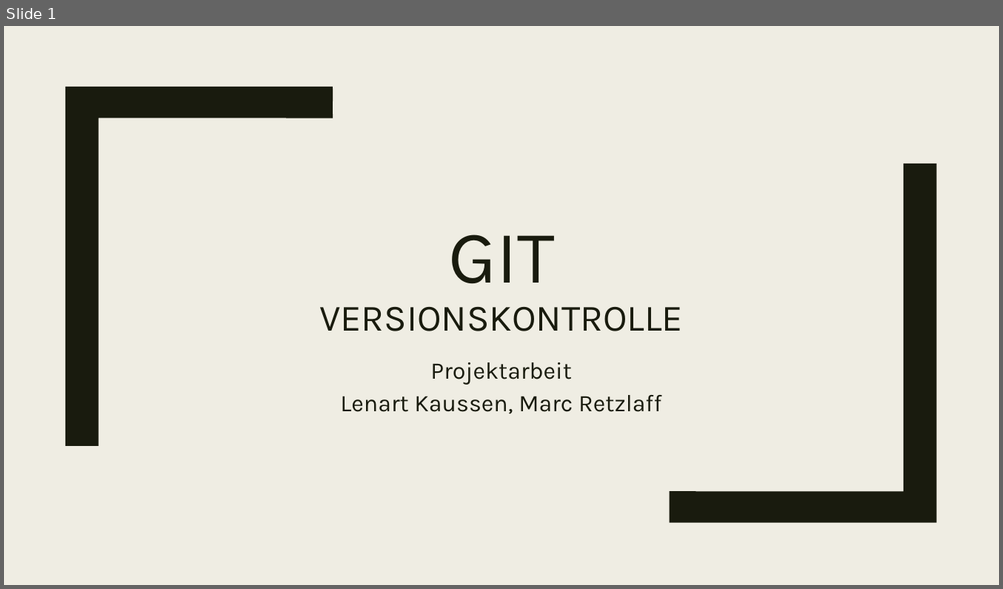
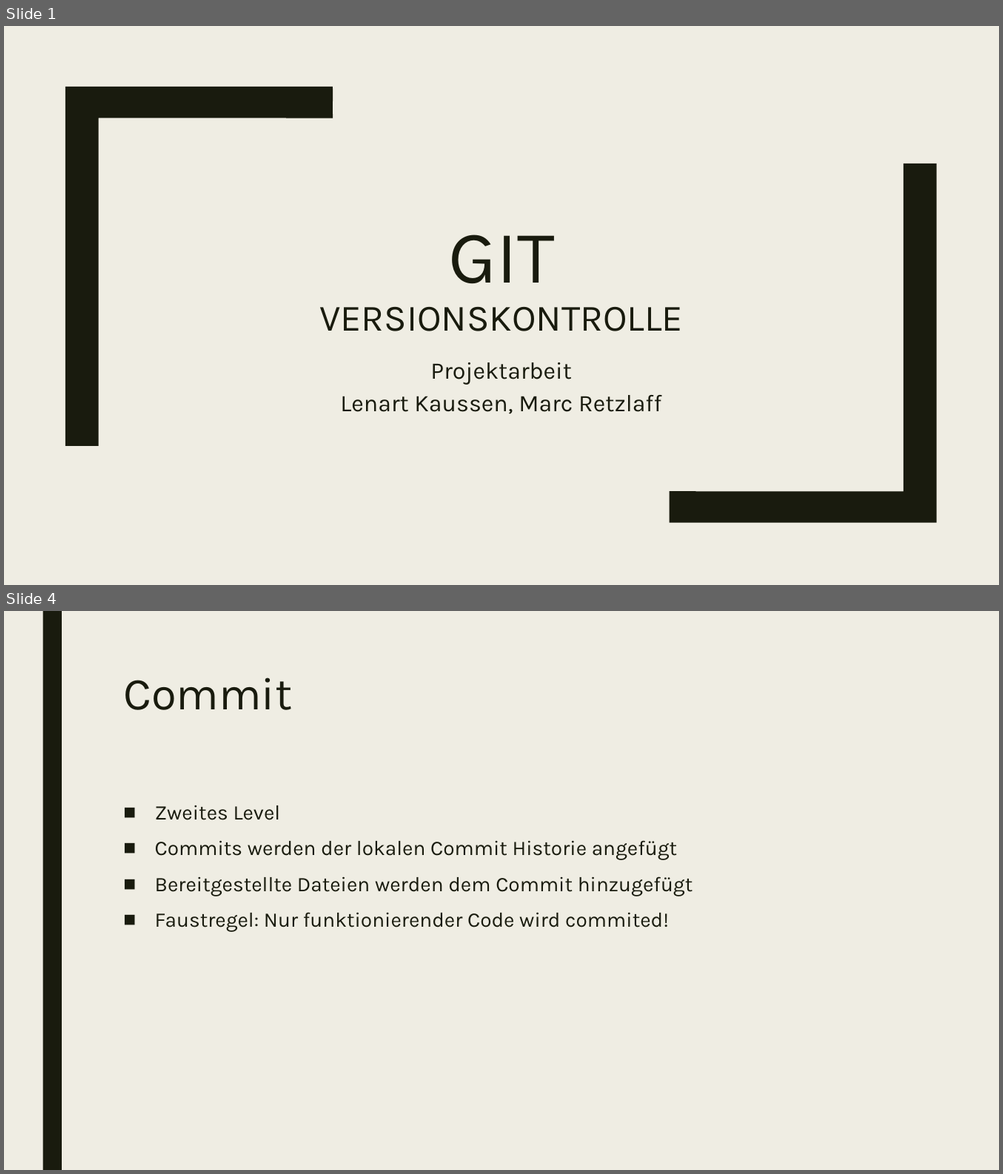
Before and after one commit to marcretzlaff/projektarbeit, a slide deck: GIT.pptx. Shown one above the other, each under a label of ours: slide 1 before the commit, slides 1 and 4 after it; the slides between them are not shown. The pictures are 1003x589 and 1003x1174 pixels, drawn with LibreOffice and Linux fonts; fonts in the diff are those of the drawing. Boxes give left, top, right and bottom in pixels: in the first picture for what was removed or moved away, otherwise in the second. Text is boxed around its words. In the diff, an @@ line names an element or a change of style, - is before the commit and + after.

```diff
--- a/GIT.pptx
+++ b/GIT.pptx
@@ slide 4 added at (4,611,999,1170), background #EFEDE3 @@
@@ rectangle added at (42,611,62,1170), fill #191B0E @@
@@ title added at (123,678,292,710), 44 pt, text #191B0E @@
+Commit
@@ text added at (155,805,693,932), 20 pt, text #191B0E @@
+■ Zweites Level
+■ Commits werden der lokalen Commit Historie angefügt
+■ Bereitgestellte Dateien werden dem Commit hinzugefügt
+■ Faustregel: Nur funktionierender Code wird commited!
```
Also in this commit, not shown: 6 slides changed, 8 other slides added, 8 slides removed.
